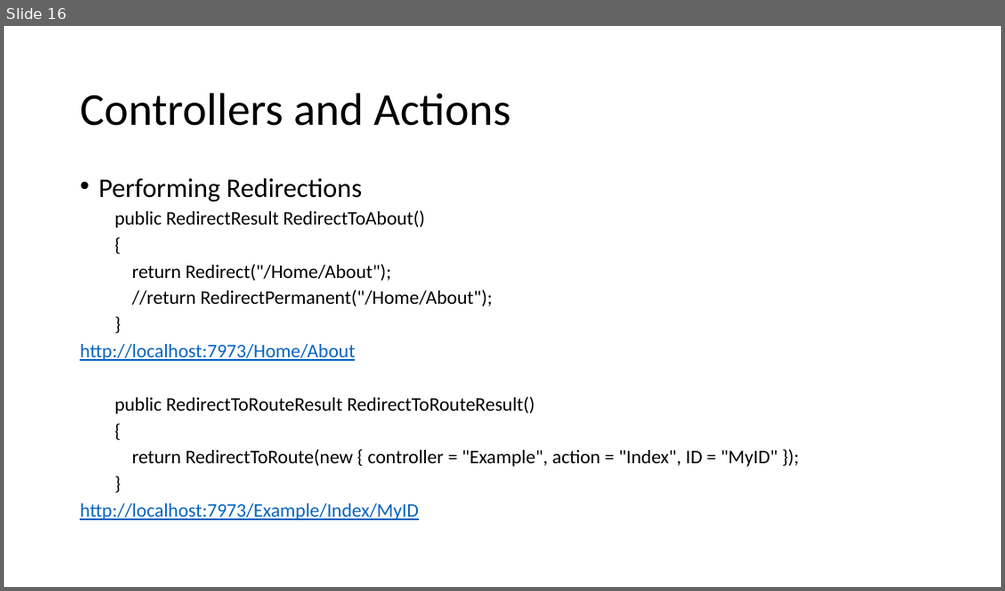
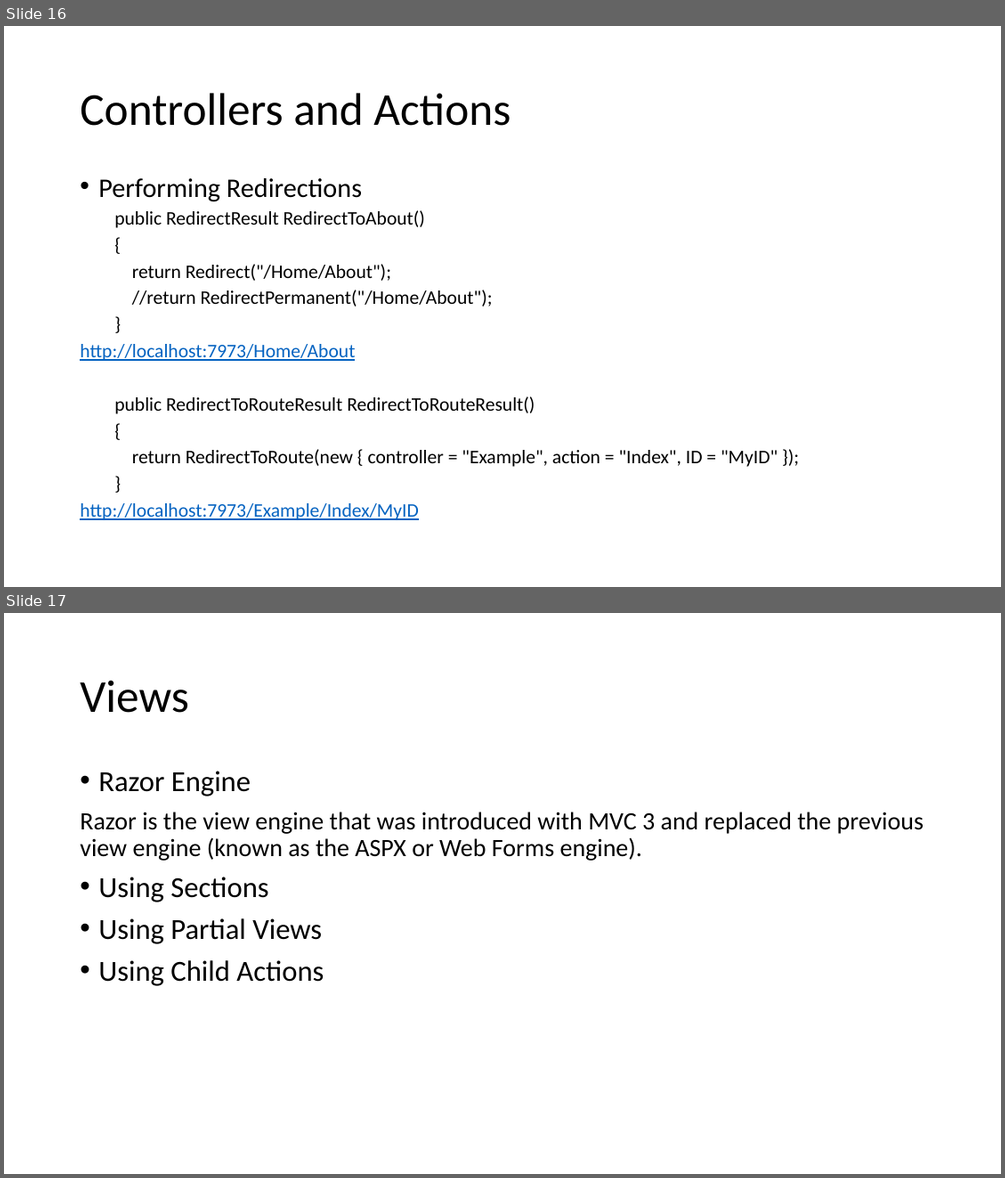
Before and after one commit to songb2/ASPNETMVCDemo, a slide deck: BasicMVCNorthwind/Asp.Net MVC Tech Talk.pptx. Shown one above the other, each under a label of ours: slide 16 before the commit, slides 16 and 17 after it. The pictures are 1005x591 and 1005x1178 pixels, drawn with LibreOffice and Linux fonts; fonts in the diff are those of the drawing. Boxes give left, top, right and bottom in pixels: in the first picture for what was removed or moved away, otherwise in the second. Text is boxed around its words. In the diff, an @@ line names an element or a change of style, - is before the commit and + after.

Commit message:
add views slide

```diff
--- a/BasicMVCNorthwind/Asp.Net MVC Tech Talk.pptx
+++ b/BasicMVCNorthwind/Asp.Net MVC Tech Talk.pptx
@@ slide 17 added at (4, 613, 1001, 1174), background #FFFFFF @@
@@ title added at (80, 680, 189, 713), 44 pt, text #000000 @@
+Views
@@ text added at (80, 771, 923, 986), 24 pt, text #000000 @@
+• Razor Engine
+Razor is the view engine that was introduced with MVC 3 and replaced the previous view engine (known as the ASPX or Web Forms engine).
+• Using Sections
+• Using Partial Views
+• Using Child Actions
```
